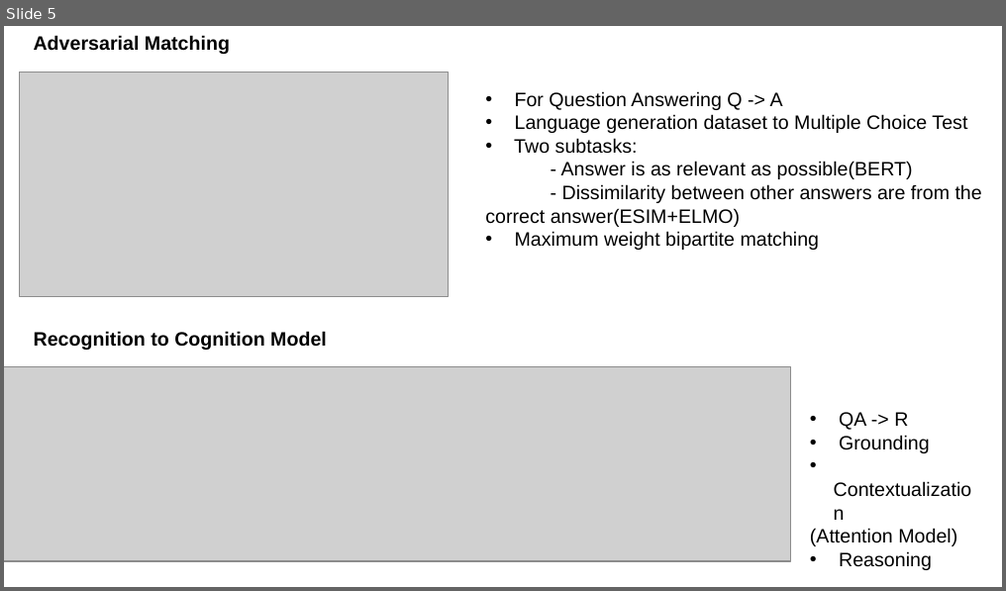
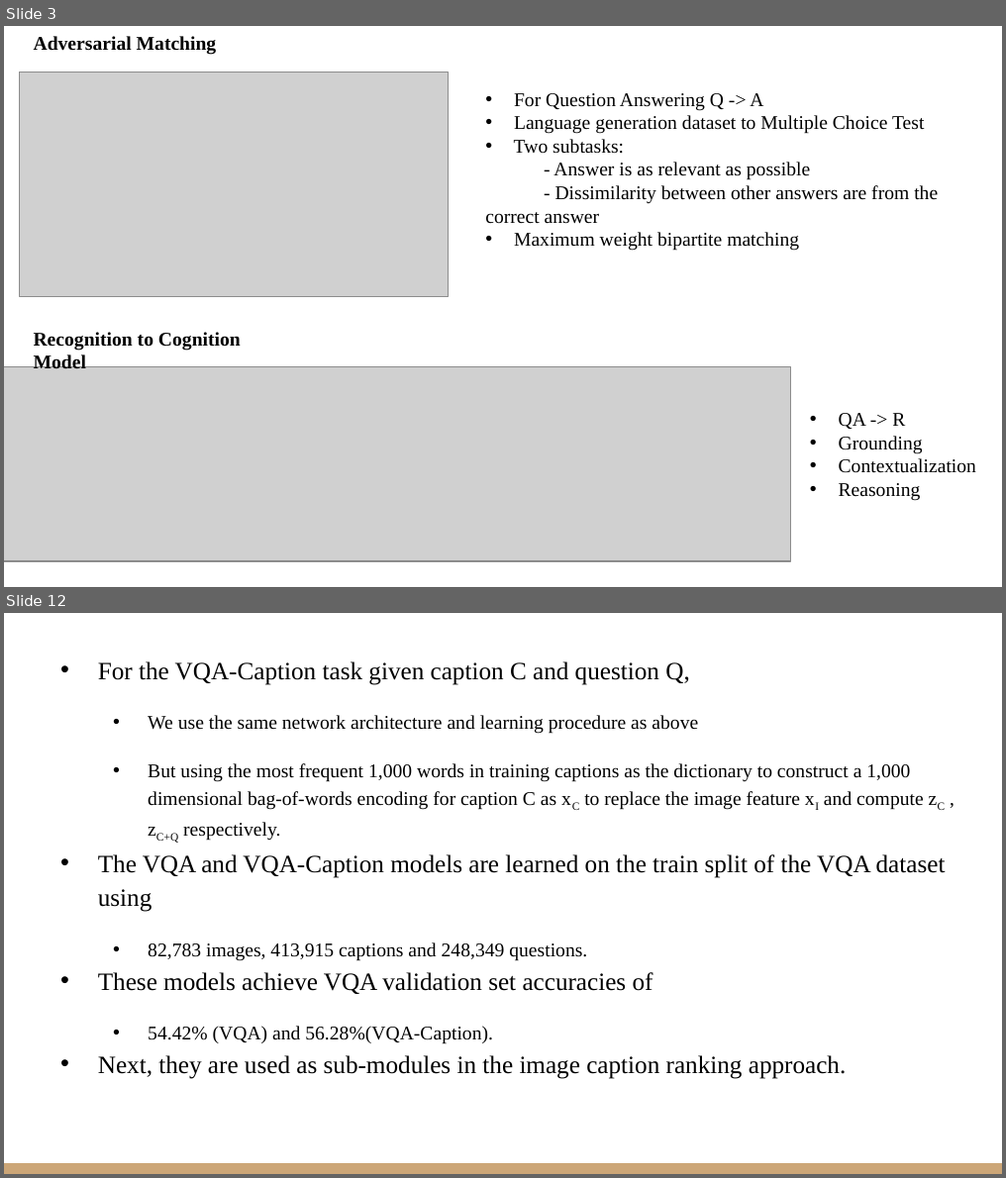
Before and after one commit to VarunBohara/Mini-Project-Documents, a slide deck: Literature Survey 2.pptx. Shown one above the other, each under a label of ours: slide 5 before the commit, slides 3 and 12 after it; the slides between them are not shown. The pictures are 1006x591 and 1006x1178 pixels, drawn with LibreOffice and Linux fonts; fonts in the diff are those of the drawing; grey boxes stand for pictures. Boxes give left, top, right and bottom in pixels: in the first picture for what was removed or moved away, otherwise in the second. Text is boxed around its words. In the diff, an @@ line names an element or a change of style, - is before the commit and + after.

```diff
--- a/Literature Survey 2.pptx
+++ b/Literature Survey 2.pptx
@@ slide 12 added at (4, 613, 1002, 1174), background #FFFFFF @@
@@ text added at (98, 662, 945, 1079), 14 pt, text #000000 @@
+• For the VQA-Caption task given caption C and question Q,
+  • We use the same network architecture and learning procedure as above
+  • But using the most frequent 1,000 words in training captions as the dictionary to construct a 1,000 dimensional bag-of-words encoding for caption C as xC to replace the image feature xI and compute zC , zC+Q respectively.
+• The VQA and VQA-Caption models are learned on the train split of the VQA dataset using
+  • 82,783 images, 413,915 captions and 248,349 questions.
+• These models achieve VQA validation set accuracies of
+  • 54.42% (VQA) and 56.28%(VQA-Caption).
+• Next, they are used as sub-modules in the image caption ranking approach.
@@ rectangle added at (4, 1163, 1002, 1174), fill #CCA677 @@
@@ what was slide 5 is now slide 3 @@
@@ slide 3 changed as well @@
@@ text at (514, 93, 924, 251): font Arial to Times New Roman in "For Question Answering Q -> A", "Language generation dataset to Multiple Choice Test", "Two subtasks:", "Maximum weight bipartite matching" @@
@@ text at (485, 162, 938, 224): text changed; font Arial to Times New Roman @@
-- Answer is as relevant as possible(BERT)
-- Dissimilarity between other answers are from the correct answer(ESIM+ELMO)
+- Answer is as relevant as possible
+- Dissimilarity between other answers are from the correct answer
@@ font Arial to Times New Roman in 3 elements at (34, 36, 217, 55), (34, 332, 241, 369), (839, 413, 976, 501) @@
@@ text at (810, 528, 957, 547): paragraph removed @@
-(Attention Model)
```
Also in this commit, not shown: 1 other slide changed, 13 other slides added, 9 slides removed.
